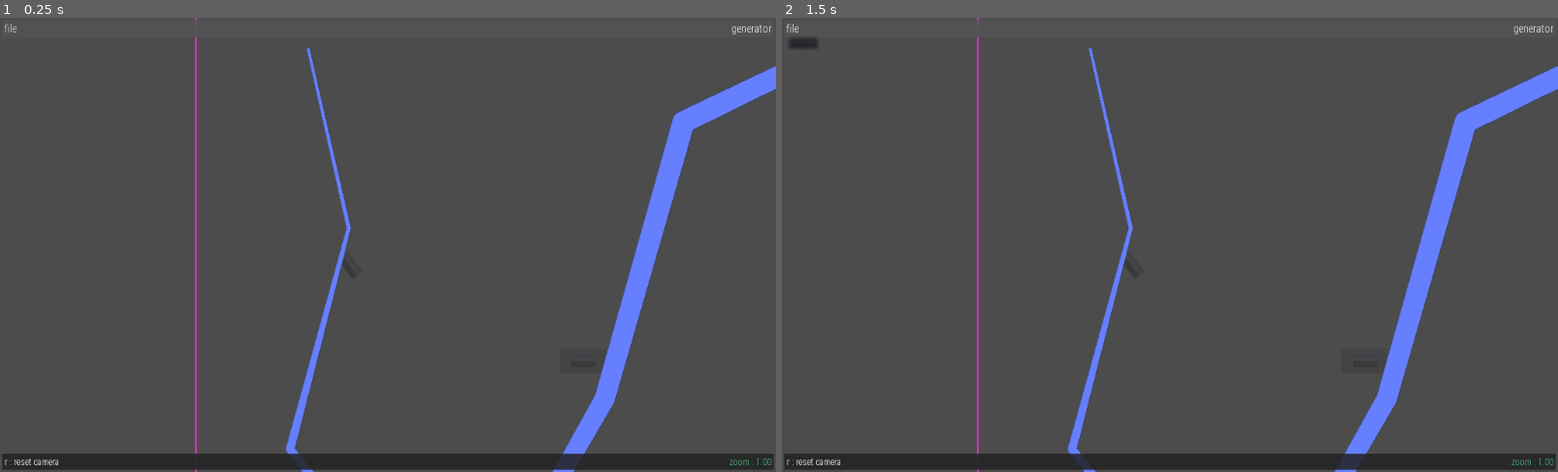
Above: before the commit, frames 1-2 (left to right).
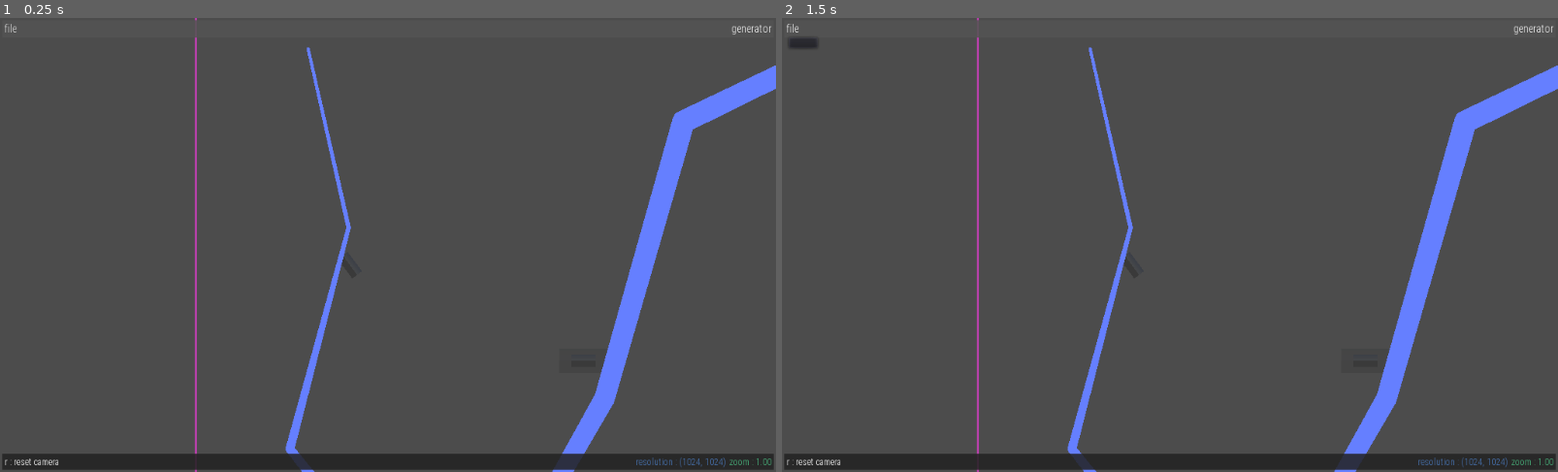
Above: after the commit, the same moments.

Repository: ioxu/microscratches-generator
Game: Godot game, scene res://scenes/main.tscn
Two runs of this game, one before a commit and one after it. Both use one fixed random seed, a clock stepped at 60 frames per second and the inputs below. A sky picture missing from this copy of the repository is replaced by a grey-blue gradient.
Inputs:
- Up to frame 1 (0.25 s): no input
- Up to frame 2 (1.5 s): click "file" at 0.5 s; click "file" at 1.25 s

The runs differ from the first frame. In frame 1, 0.4% of the frame differs, in the area x 36-100%, y 6-100%; in frame 2, 0.4%.
Error in both runs: Assertion failed: This project must only be developed in engine versions 3.2.3 and earlier (res://scenes/main.gd:10)

Commit message:
resolution label

Diff:
--- a/scenes/main.tscn
+++ b/scenes/main.tscn
@@ -6,8 +6,7 @@
 [ext_resource path="res://scenes/ui.gd" type="Script" id=4]
 [ext_resource path="res://scenes/display.gd" type="Script" id=5]
 
-[sub_resource type="ViewportTexture" id=1]
-flags = 5
+[sub_resource type="ViewportTexture" id=8]
 viewport_path = NodePath("scene/ViewportContainer/Viewport")
 
 [sub_resource type="StyleBoxFlat" id=2]
@@ -60,10 +59,11 @@
 
 [node name="display" type="Sprite" parent="display"]
 position = Vector2( 770.13, 455.485 )
-texture = SubResource( 1 )
+texture = SubResource( 8 )
 
 [node name="ui" type="Node" parent="."]
 script = ExtResource( 4 )
+viewport = NodePath("../scene/ViewportContainer/Viewport")
 
 [node name="Control" type="Control" parent="ui"]
 anchor_right = 1.0
@@ -171,12 +171,20 @@
 
 [node name="Control" type="Control" parent="ui/Control/MarginContainer/VBoxContainer/PanelContainer2/MarginContainer/HBoxContainer"]
 margin_left = 76.0
-margin_right = 973.0
+margin_right = 912.0
 margin_bottom = 15.0
 size_flags_horizontal = 3
 __meta__ = {
 "_edit_use_anchors_": false
 }
+
+[node name="resolution_label" type="Label" parent="ui/Control/MarginContainer/VBoxContainer/PanelContainer2/MarginContainer/HBoxContainer"]
+margin_left = 916.0
+margin_right = 973.0
+margin_bottom = 15.0
+custom_fonts/font = SubResource( 7 )
+custom_colors/font_color = Color( 0.286275, 0.466667, 0.721569, 1 )
+text = "resolution : "
 
 [node name="zoom_label" type="Label" parent="ui/Control/MarginContainer/VBoxContainer/PanelContainer2/MarginContainer/HBoxContainer"]
 margin_left = 977.0
@@ -185,4 +193,5 @@
 custom_fonts/font = SubResource( 7 )
 custom_colors/font_color = Color( 0.286275, 0.721569, 0.498039, 1 )
 text = "zoom : "
+[connection signal="size_changed" from="scene/ViewportContainer/Viewport" to="ui" method="_on_Viewport_size_changed"]
 [connection signal="zoom_changed" from="display" to="ui" method="_on_display_zoom_changed"]
--- a/scenes/ui.gd
+++ b/scenes/ui.gd
@@ -1,11 +1,19 @@
 extends Node
 
+export(NodePath) onready var viewport = get_node( viewport )
+
 var zoom_label : Label
-
+var resolution_label : Label
 
 func _ready() -> void:
 	zoom_label = self.find_node("zoom_label")
+	resolution_label = self.find_node("resolution_label")
+	resolution_label.text = "resolution : %s"%viewport.get_size()
 
 
 func _on_display_zoom_changed(new_zoom) -> void:
 	zoom_label.text = "zoom : %0.2f"%new_zoom
+
+
+func _on_Viewport_size_changed() -> void:
+	resolution_label.text = "resolution : %s"%viewport.get_size()
